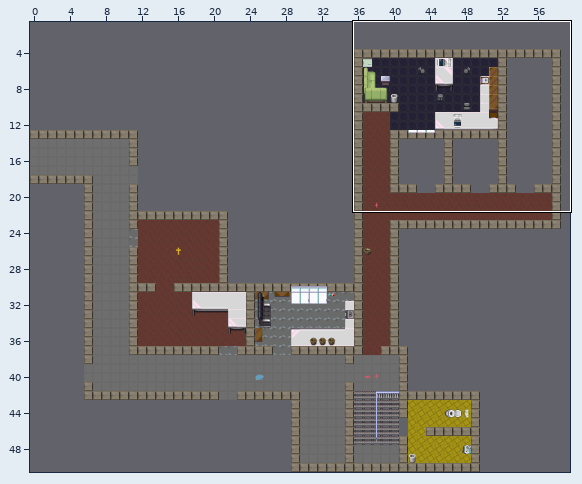
Tiled map (JSON), stored at zl-map/maps/zl-og.json. Above: a wide view before the commit, with the close-up outlined.
Close-up. Old version:
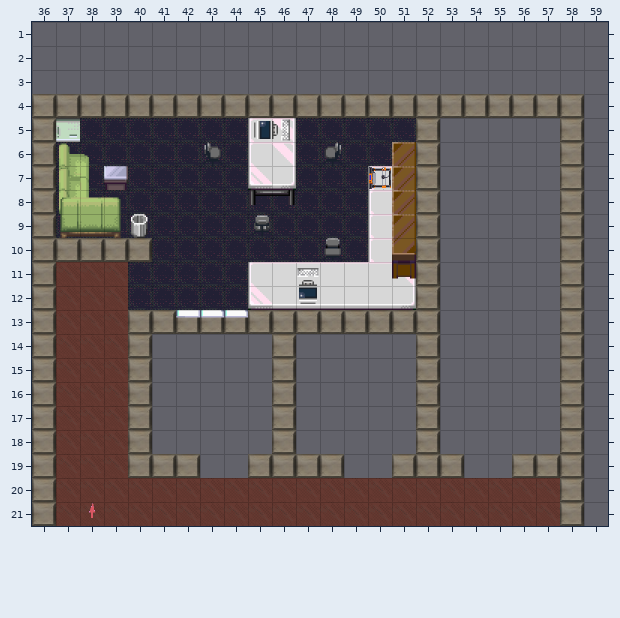
Cells are 32x32 px. Shown: x 36..59, y 1..21. The commit also changed other parts of the map, which this record leaves out.
Once edited:
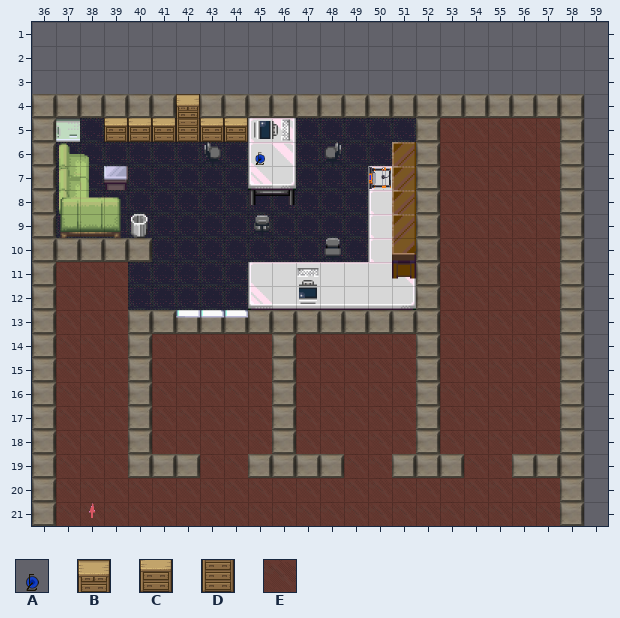
Key: from "chaos_zone_shared": A 418; from "fantasy": B 714, C 721, D 722; from "z-Labor-floor3434": E 9.
_ is an empty cell, . an unchanged one.
Change:
--- layer "floor"
@@ x 41..57 @@
- 5 ............_____
- 6 ............_____
- 7 ............_____
- 8 ............_____
- 9 ............_____
-10 ............_____
-11 ............_____
-12 ............_____
-13 ............_____
-14 _____._____._____
-15 _____._____._____
-16 _____._____._____
-17 _____._____._____
-18 _____._____._____
-19 ..__....__...__..
+ 5 ............EEEEE
+ 6 ............EEEEE
+ 7 ............EEEEE
+ 8 ............EEEEE
+ 9 ............EEEEE
+10 ............EEEEE
+11 ............EEEEE
+12 ............EEEEE
+13 ............EEEEE
+14 EEEEE.EEEEE.EEEEE
+15 EEEEE.EEEEE.EEEEE
+16 EEEEE.EEEEE.EEEEE
+17 EEEEE.EEEEE.EEEEE
+18 EEEEE.EEEEE.EEEEE
+19 ..EE....EE...EE..
--- layer "on-top-of-things"
@@ x 39..45 @@
- 4 ..._...
- 5 ______.
- 6 ......_
+ 4 ...B...
+ 5 CCCDCC.
+ 6 ......A
Pixel boxes of the changes (left, top, right, bottom) in both close-ups:
added: (104, 94, 265, 165)
added: (440, 118, 560, 478)
added: (152, 334, 272, 478)
added: (296, 334, 416, 478)
